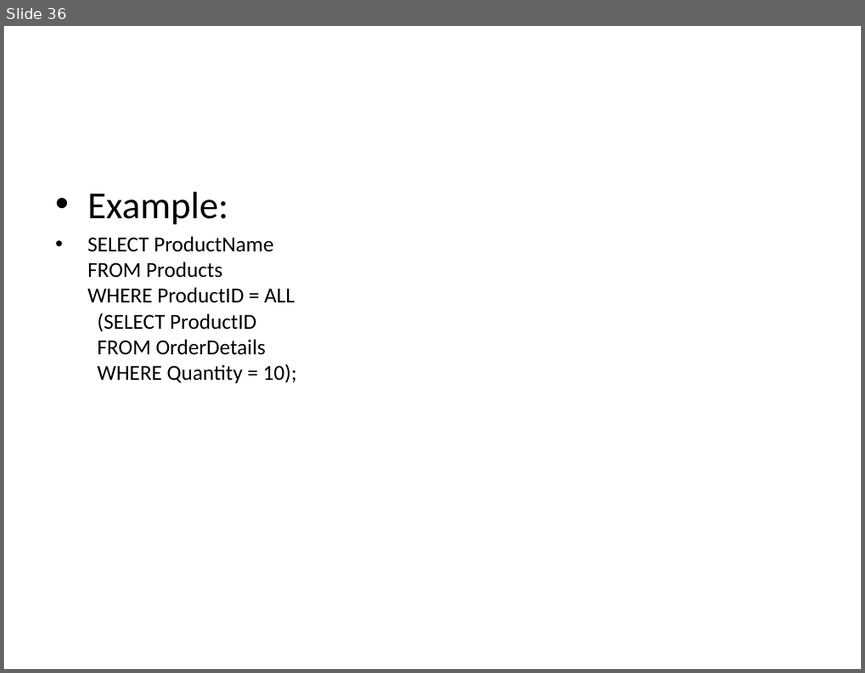
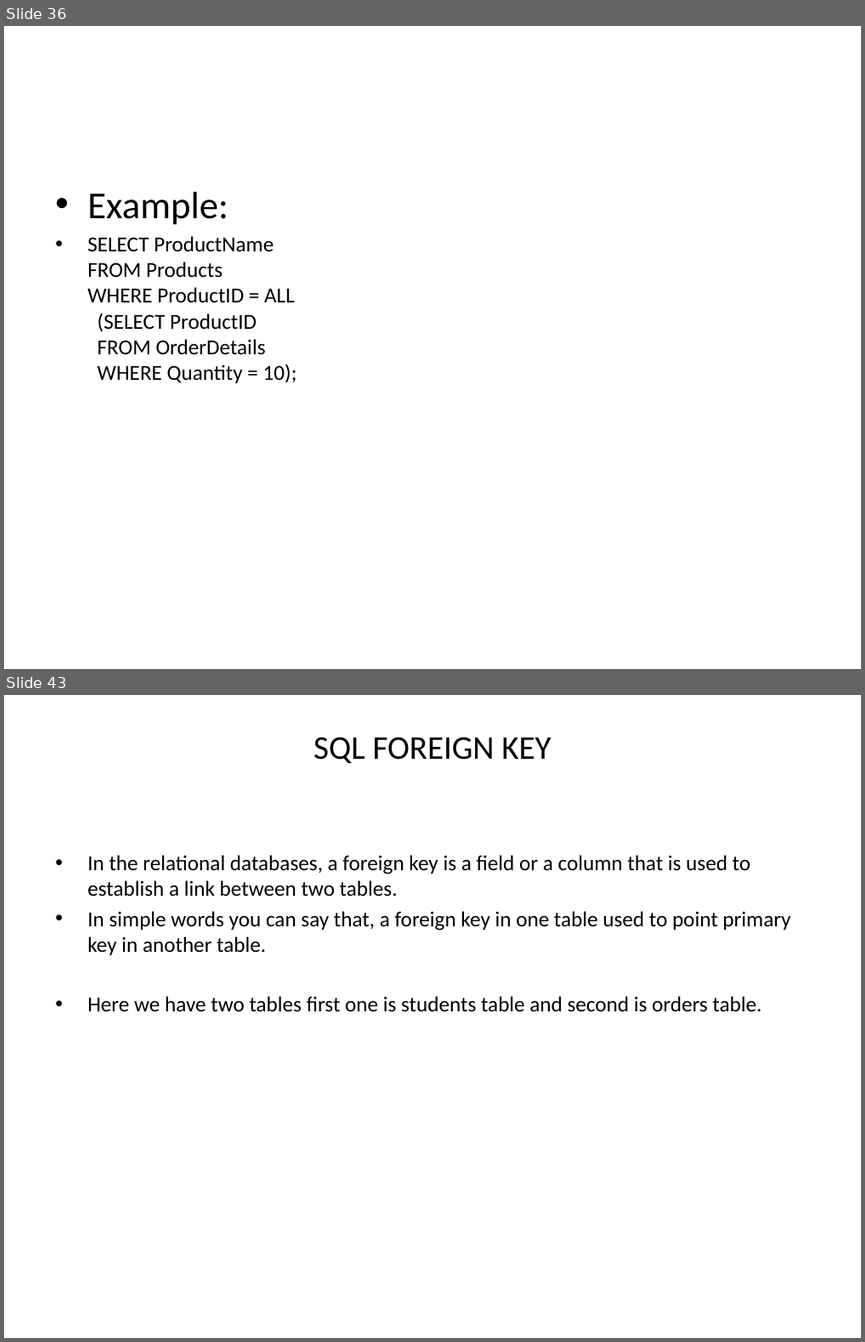
Before and after one commit to goudp4959/Oracle, a slide deck: SQL-latest.pptx. Shown one above the other, each under a label of ours: slide 36 before the commit, slides 36 and 43 after it; the slides between them are not shown. The pictures are 865x673 and 865x1342 pixels, drawn with LibreOffice and Linux fonts; fonts in the diff are those of the drawing. Boxes give left, top, right and bottom in pixels: in the first picture for what was removed or moved away, otherwise in the second. Text is boxed around its words. In the diff, an @@ line names an element or a change of style, - is before the commit and + after.

```diff
--- a/SQL-latest.pptx
+++ b/SQL-latest.pptx
@@ slide 43 added at <box>4,695,861,1338</box>, background #FFFFFF @@
@@ title added at <box>313,737,551,763</box>, 27.9 pt, text #000000 @@
+SQL FOREIGN KEY
@@ text added at <box>87,855,790,1012</box>, 18 pt, text #000000 @@
+• In the relational databases, a foreign key is a field or a column that is used to establish a link between two tables.
+• In simple words you can say that, a foreign key in one table used to point primary key in another table.
+• Here we have two tables first one is students table and second is orders table.
```
Also in this commit, not shown: 13 other slides added.
